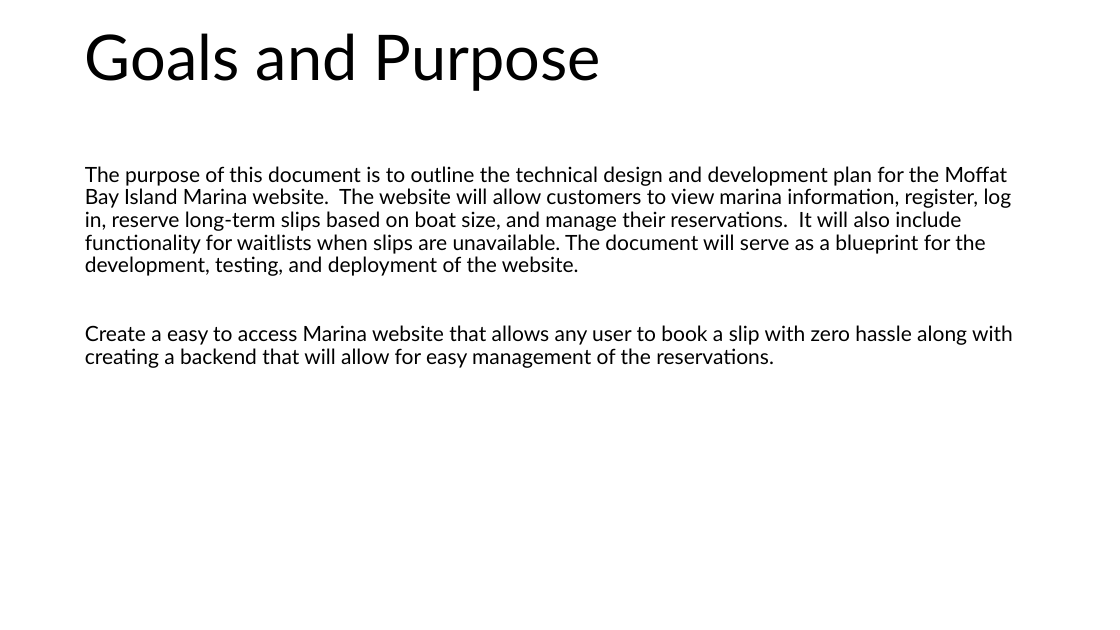
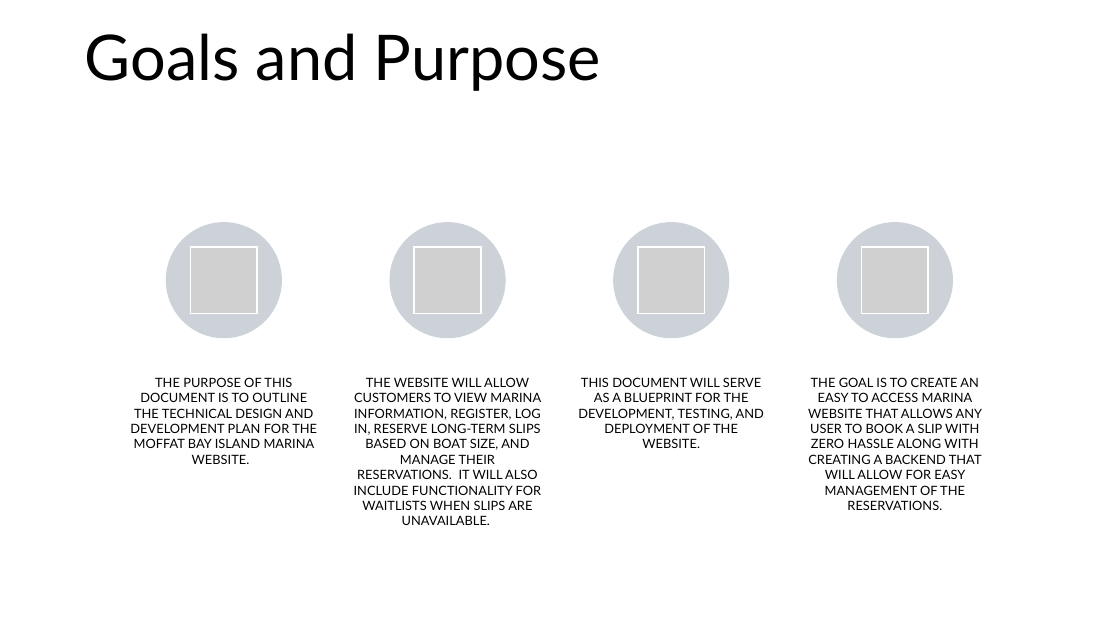
Before and after one commit to CalebStark/Moffat-Bay, a slide deck: slide 2 of Documentation/Prototype Assignment - Group 2.pptx. Drawn at 1120x630 pixels with LibreOffice and Linux fonts; fonts in the diff are those of the drawing; grey boxes stand for pictures. Boxes give left, top, right and bottom in pixels: in the first picture for what was removed or moved away, otherwise in the second. Text is boxed around its words. In the diff, an @@ line names an element or a change of style, - is before the commit and + after.

Commit message:
goals and purpose update

```diff
--- a/Documentation/Prototype Assignment - Group 2.pptx
+++ b/Documentation/Prototype Assignment - Group 2.pptx
@@ text removed at [85, 166, 1013, 368] @@
-The purpose of this document is to outline the technical design and development plan for the Moffat Bay Island Marina website. The website will allow customers to view marina information, register, log in, reserve long-term slips based on boat size, and manage their reservations. It will also include functionality for waitlists when slips are unavailable. The document will serve as a blueprint for the development, testing, and deployment of the website.
-Create a easy to access Marina website that allows any user to book a slip with zero hassle along with creating a backend that will allow for easy management of the reservations.
@@ group added at [130, 222, 983, 525]: 4 ellipses, 4 pictures, 4 texts @@
+THE PURPOSE OF THIS DOCUMENT IS TO OUTLINE THE TECHNICAL DESIGN AND DEVELOPMENT PLAN FOR THE MOFFAT BAY ISLAND MARINA WEBSITE.
+THE WEBSITE WILL ALLOW CUSTOMERS TO VIEW MARINA INFORMATION, REGISTER, LOG IN, RESERVE LONG-TERM SLIPS BASED ON BOAT SIZE, AND MANAGE THEIR RESERVATIONS. IT WILL ALSO INCLUDE FUNCTIONALITY FOR WAITLISTS WHEN SLIPS ARE UNAVAILABLE.
+THIS DOCUMENT WILL SERVE AS A BLUEPRINT FOR THE DEVELOPMENT, TESTING, AND DEPLOYMENT OF THE WEBSITE.
+THE GOAL IS TO CREATE AN EASY TO ACCESS MARINA WEBSITE THAT ALLOWS ANY USER TO BOOK A SLIP WITH ZERO HASSLE ALONG WITH CREATING A BACKEND THAT WILL ALLOW FOR EASY MANAGEMENT OF THE RESERVATIONS.
```
Also in this commit, not shown: 1 other file.
